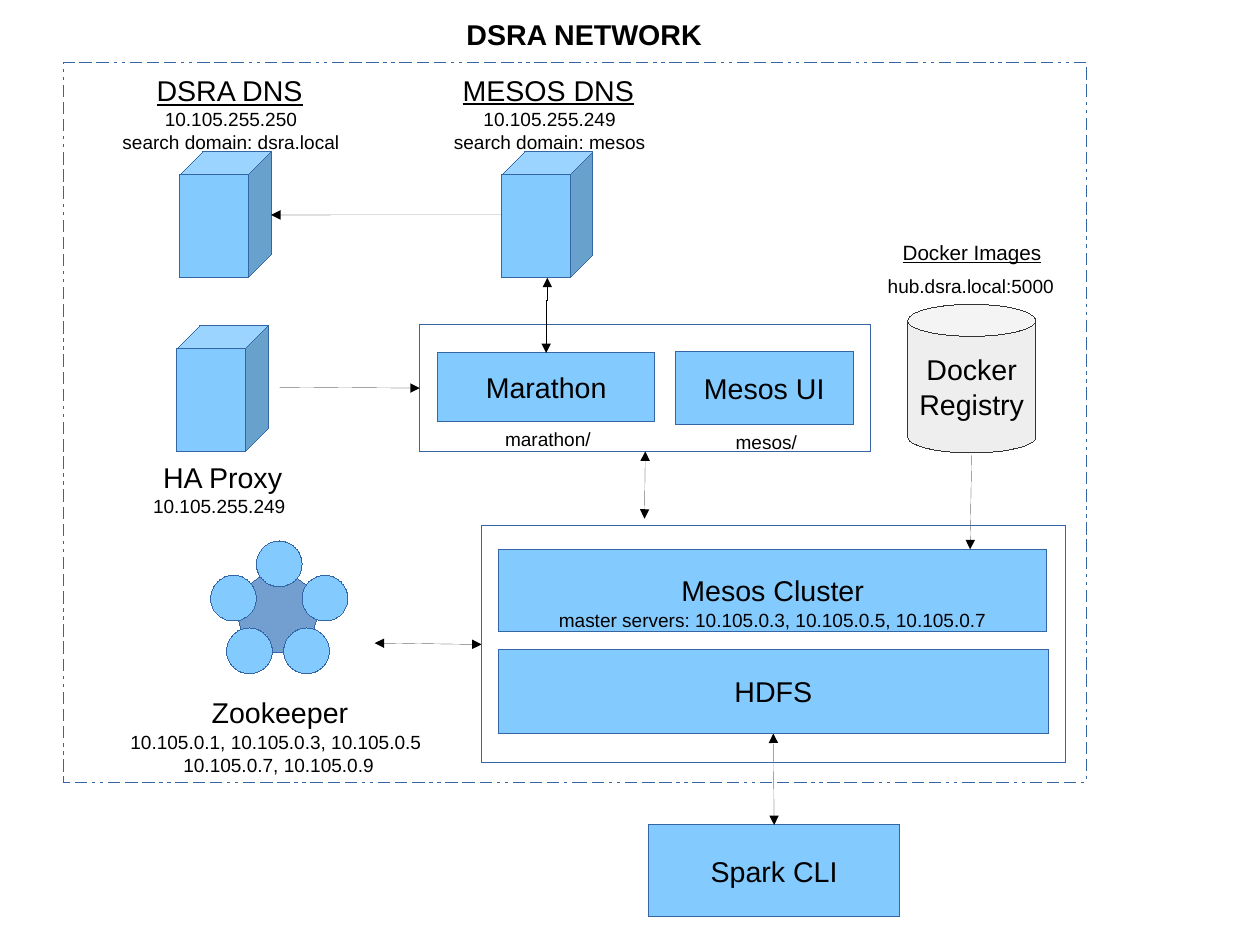
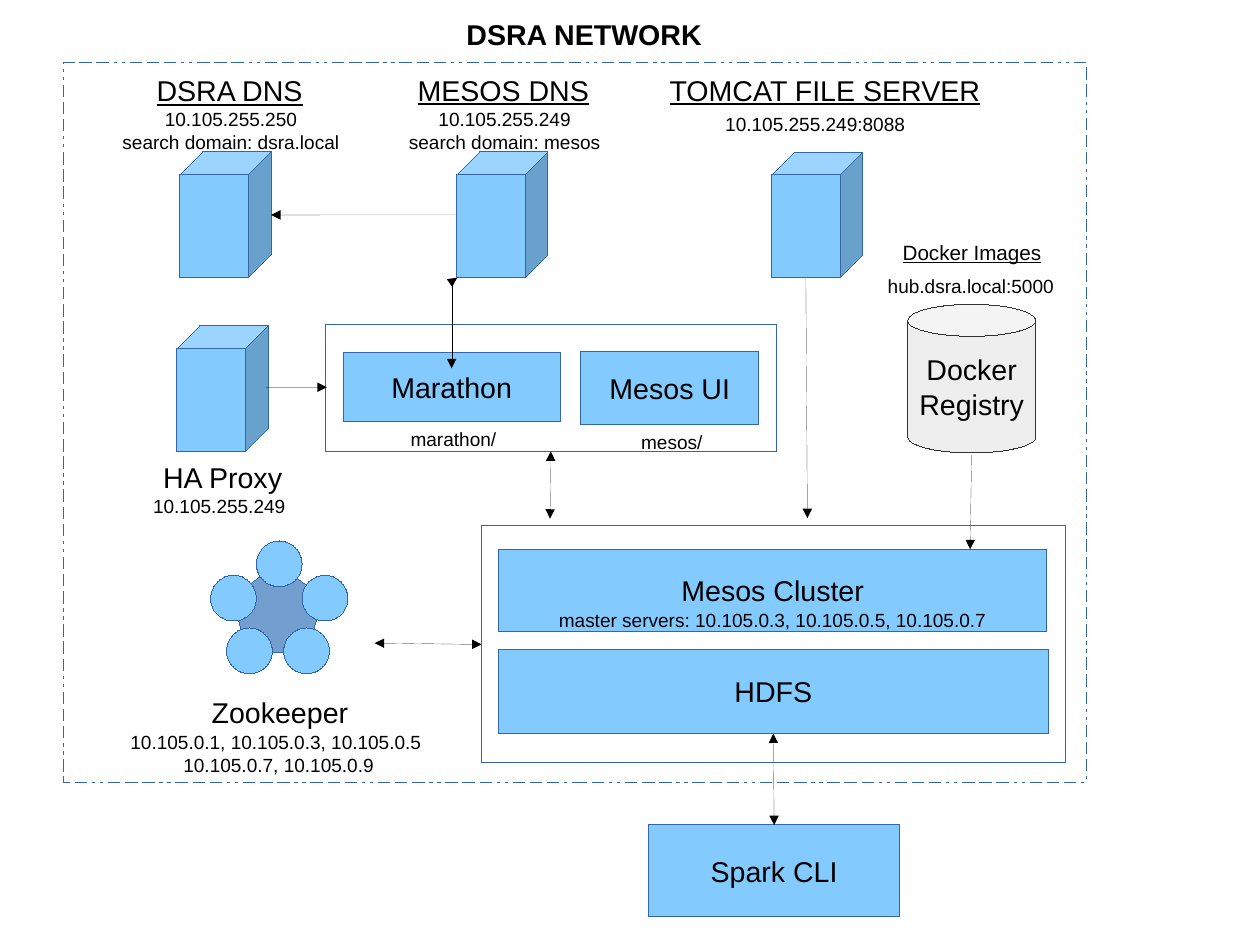
Before and after one commit to aglahe/dsra-dcos, a slide deck: slide 1 of docs/architecture.odp. Drawn at 1260x945 pixels with LibreOffice and Linux fonts; fonts in the diff are those of the drawing. Boxes give left, top, right and bottom in pixels: in the first picture for what was removed or moved away, otherwise in the second. Text is boxed around its words. In the diff, an @@ line names an element or a change of style, - is before the commit and + after.

```diff
--- a/docs/architecture.odp
+++ b/docs/architecture.odp
@@ text added at (670, 81, 980, 105), 18 pt, text #000000, underline @@
+TOMCAT FILE SERVER
@@ text added at (725, 117, 905, 132), 12 pt, text #000000 @@
+10.105.255.249:8088
@@ 2 texts, 1 cube: place and size @@
-2 texts, 1 cube at (454, 81, 645, 278)
+2 texts, 1 cube at (409, 81, 600, 278)
@@ cube added at (772, 152, 863, 278), fill #83CAFF, outline #3465A4 0 pt @@
@@ arrow moved from (502, 215) - (271, 215) to (456, 215) - (271, 215) @@
@@ elbow double arrow moved from (548, 278) - (547, 353) to (457, 278) - (452, 368) @@
@@ arrow added from (806, 278) to (807, 518), #000000 0 pt @@
@@ arrow moved from (280, 388) - (420, 389) to (266, 388) - (327, 388) @@
@@ 3 rectangles, 2 texts, 1 double arrow: place and size @@
-3 rectangles, 2 texts, 1 double arrow at (420, 325, 870, 519)
+3 rectangles, 2 texts, 1 double arrow at (326, 325, 776, 519)
```
Also in this commit, not shown: 1 other file.
